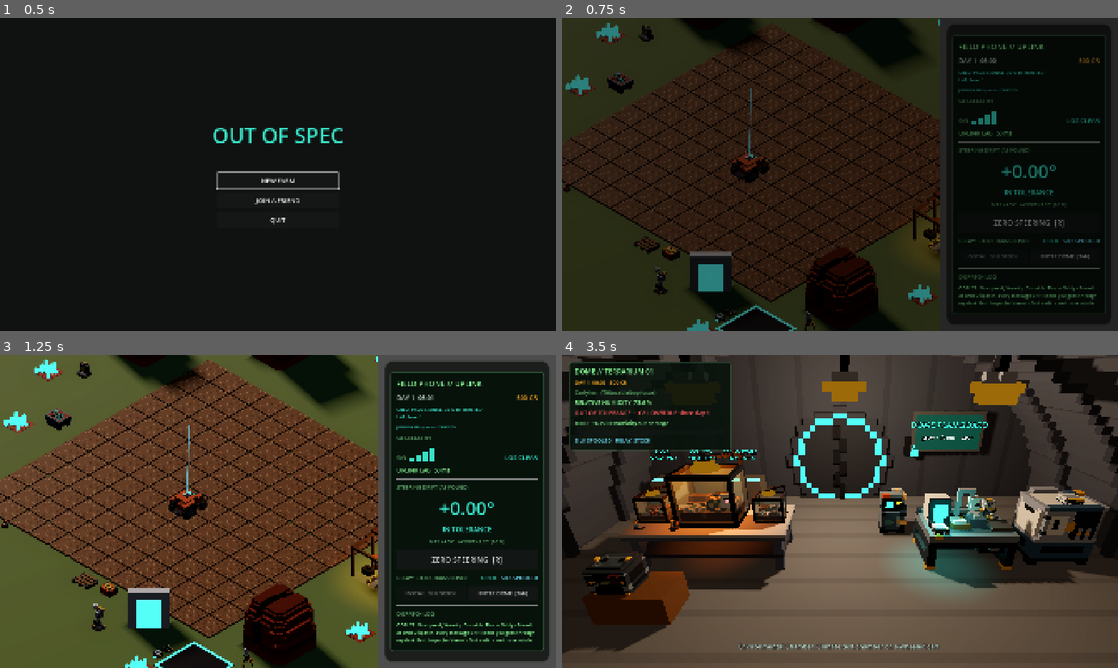
Above: before the commit, frames 1-4 (two rows, left to right).
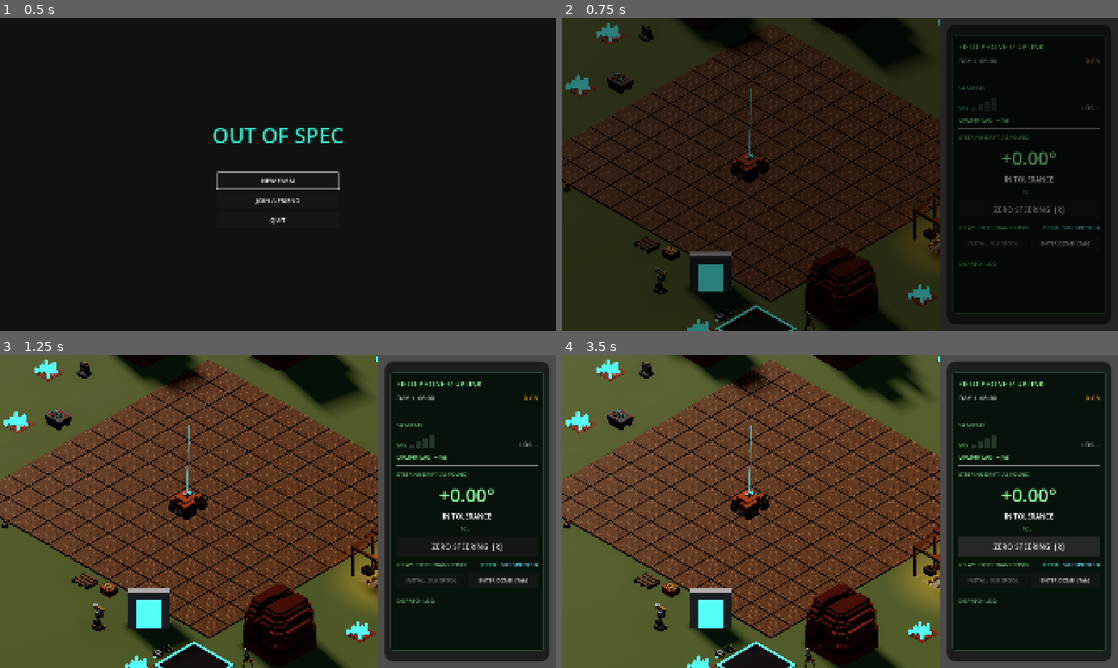
Above: after the commit, the same moments.

Repository: xlockeddown-glitch/out-of-spec
Game: Godot game, scene res://scenes/title_menu.tscn
Two runs of this game, one before a commit and one after it. Both use one fixed random seed, a clock stepped at 60 frames per second and the inputs below.
Inputs (mouse positions are in pixels of both pictures, inside the frame that each line leads up to):
- Up to frame 1 (0.5 s): no input
- Up to frame 2 (0.75 s): click "NEW FARM" at 0.5 s
- Up to frame 3 (1.25 s): no input
- Up to frame 4 (3.5 s): click "ENTER DOME [Tab]" at 1.25 s; click (1062, 580) at 2 s, where only the run after the commit has a clickable "ENTER DOME [Tab]"; click (1029, 545) at 2.75 s, where only the run after the commit has a clickable "ZERO STEERING [R]"

Frame 1 is identical in both runs. In frame 2, 3.1% of the frame differs, in the area x 71-97%, y 9-92%; in frame 3, 3.9%; in frame 4, 87%, in the area x 0-100%, y 0-100%.
Error after the commit: Parse Error: Expected new line after "\". (res://scripts/main_farm.gd:1019)

Commit message:
Soft-gate warning: split the refused line properly
Co-Authored-By: Claude Opus 5.5 <noreply@anthropic.com>

Diff:
--- a/scripts/main_farm.gd
+++ b/scripts/main_farm.gd
@@ -1016,7 +1016,7 @@
 	# asked on its own screen before the command goes to the host.
 	# Skipped when the host will refuse anyway (the mouth is closed after the
 	# rescue hour, or someone else drives): the player then sees only that refusal.
-	var refused: bool = TunnelRecall.closed(GameClock.elapsed_days) 			or not CoopRovers.driver(GameState.rover_here()) in ["", GameState.local_player_id]
+	var refused: bool = TunnelRecall.closed(GameClock.elapsed_days) \n			or not CoopRovers.driver(GameState.rover_here()) in ["", GameState.local_player_id]
 	var warning: String = "" if refused else ZoneData.warning_text(TUNNELS_ZONE, GameState.lab_level())
 	if warning != "" and _tunnel_warned_day != int(GameClock.elapsed_days):
 		_tunnel_warned_day = int(GameClock.elapsed_days)
